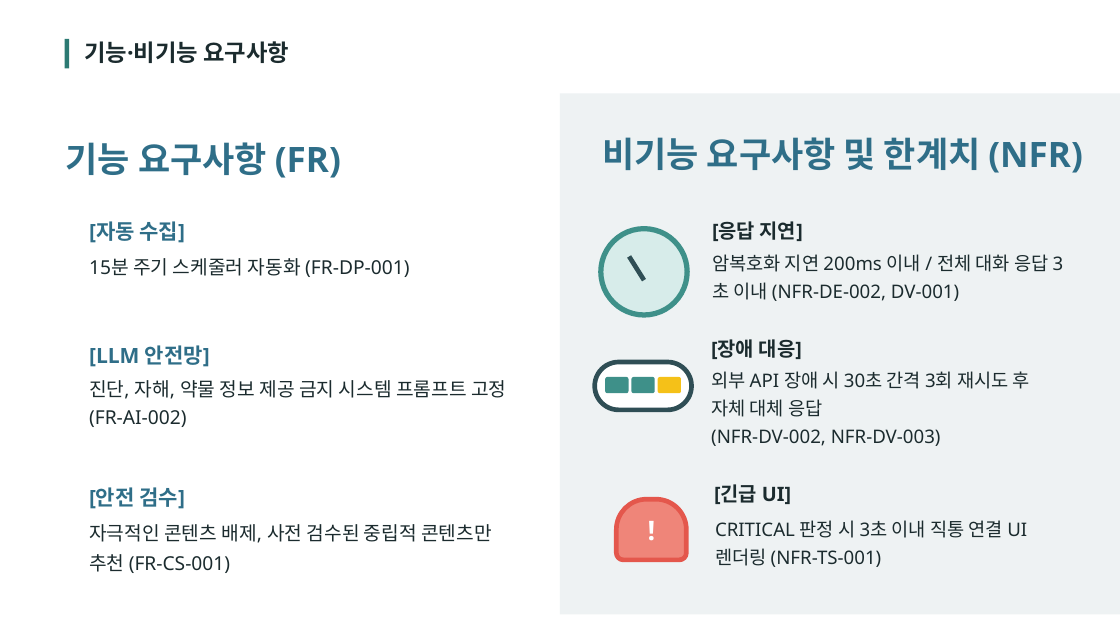
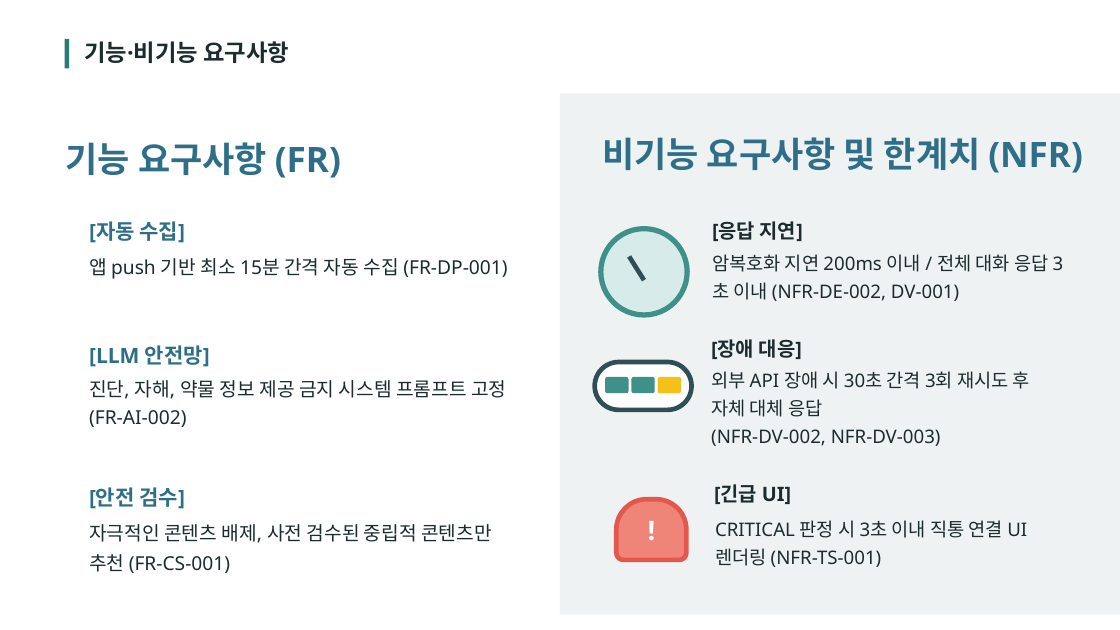
Before and after one commit to 2026-SMHRD-KDT-HealthCare-5/lisn, a slide deck: slide 14 of Documents/프로젝트_기획서_발표자료_귀기울임.pptx. Drawn at 1120x630 pixels with LibreOffice and Linux fonts; fonts in the diff are those of the drawing. Boxes give left, top, right and bottom in pixels: in the first picture for what was removed or moved away, otherwise in the second. Text is boxed around its words. In the diff, an @@ line names an element or a change of style, - is before the commit and + after.

```diff
--- a/Documents/프로젝트_기획서_발표자료_귀기울임.pptx
+++ b/Documents/프로젝트_기획서_발표자료_귀기울임.pptx
@@ text at box(89, 258, 507, 279): text changed @@
-15분 주기 스케줄러 자동화 (FR-DP-001)
+앱 push 기반 최소 15분 간격 자동 수집 (FR-DP-001)
```
Also in this commit, not shown: 7 other slides changed.
